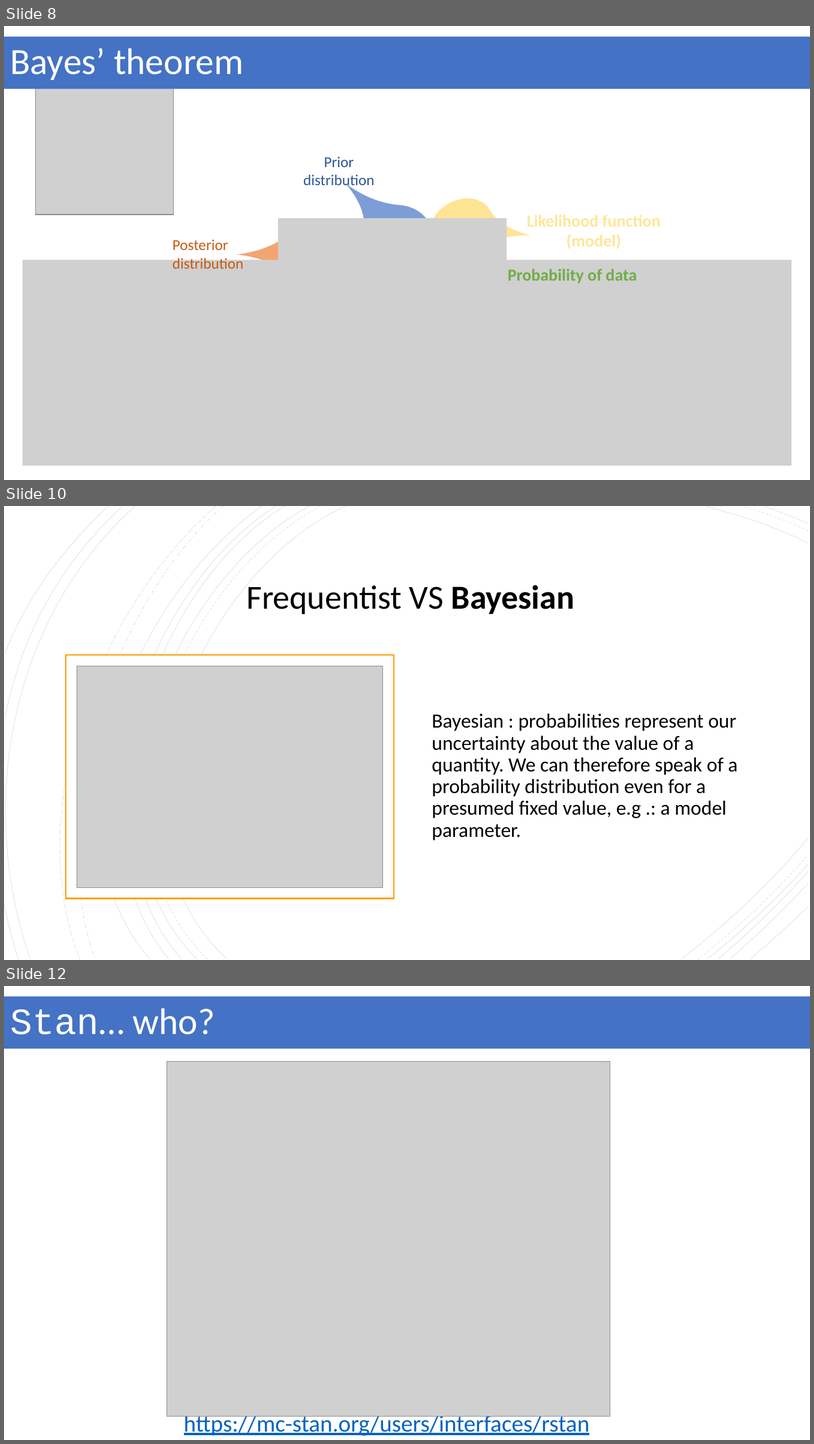
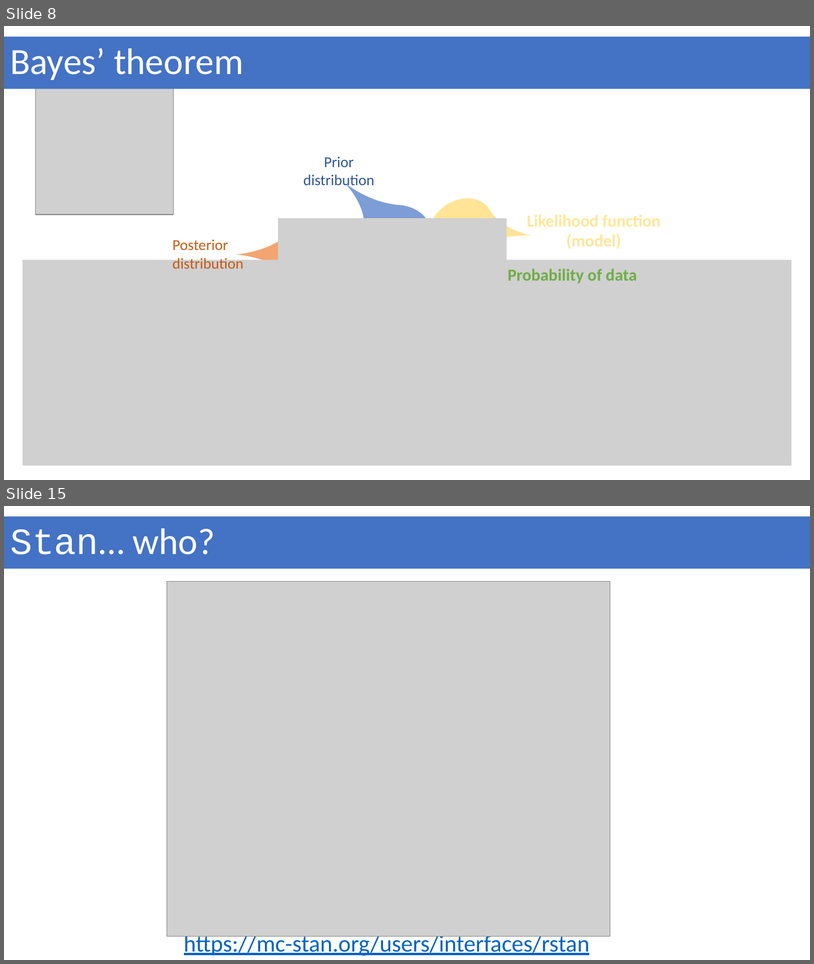
Before and after one commit to geek-lunch/workshops, a slide deck: Intro_to_bayesian/bayesian_stats_with_stan_and_brms.pptx. Shown one above the other, each under a label of ours: slides 8, 10 and 12 before the commit, slides 8 and 15 after it; the slides between them are not shown. The pictures are 814x1444 and 814x964 pixels, drawn with LibreOffice and Linux fonts; fonts in the diff are those of the drawing; grey boxes stand for pictures. Boxes give left, top, right and bottom in pixels: in the first picture for what was removed or moved away, otherwise in the second. Text is boxed around its words. In the diff, an @@ line names an element or a change of style, - is before the commit and + after.

```diff
--- a/Intro_to_bayesian/bayesian_stats_with_stan_and_brms.pptx
+++ b/Intro_to_bayesian/bayesian_stats_with_stan_and_brms.pptx
@@ slide 10 removed at bbox=[4, 506, 810, 960], background #FFFFFF @@
@@ group removed at bbox=[4, 506, 809, 960]: 21 freeform shapes @@
@@ title removed at bbox=[246, 585, 575, 614] @@
-Frequentist VS Bayesian
@@ rectangle removed at bbox=[66, 655, 393, 898] @@
@@ picture removed at bbox=[77, 666, 383, 887] @@
@@ text removed at bbox=[432, 713, 738, 840] @@
-Bayesian : probabilities represent our uncertainty about the value of a quantity. We can therefore speak of a probability distribution even for a presumed fixed value, e.g .: a model parameter.
@@ what was slide 12 is now slide 15 @@
```
Also in this commit, not shown: 1 slide changed, 5 slides added, 2 other slides removed, 5 other files.
